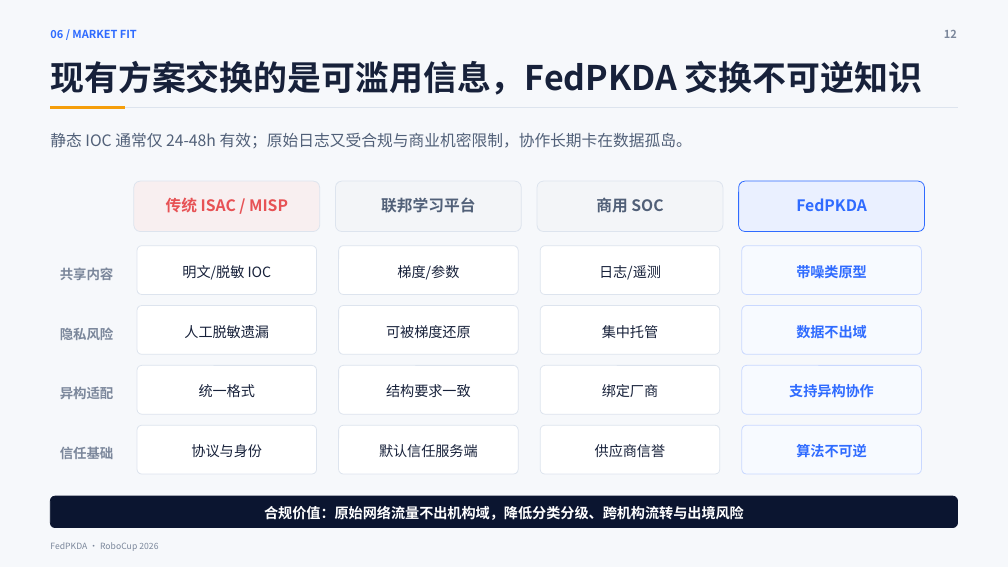
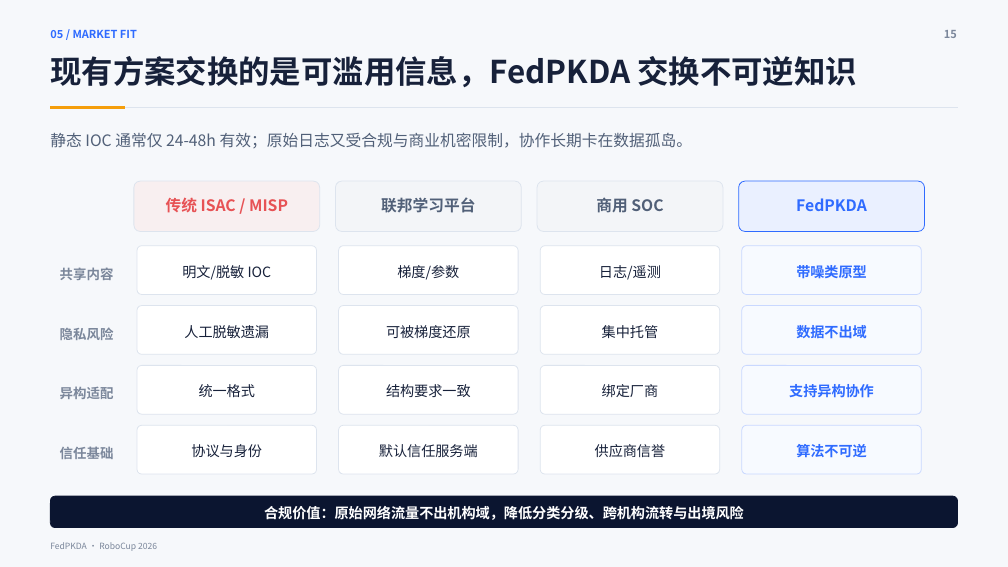
Before and after one commit to IridiumNan/FedPKDA-robocup, a slide deck: slide 17 of ppt/FedPKDA_RoboCup_presentation.pptx (slide 12 before the commit). Drawn at 1008x567 pixels with LibreOffice and Linux fonts; fonts in the diff are those of the drawing. Boxes give left, top, right and bottom in pixels: in the first picture for what was removed or moved away, otherwise in the second. Text is boxed around its words. In the diff, an @@ line names an element or a change of style, - is before the commit and + after.

```diff
--- a/ppt/FedPKDA_RoboCup_presentation.pptx
+++ b/ppt/FedPKDA_RoboCup_presentation.pptx
@@ text "现有方案交换的是可滥用信息，FedPKDA 交换不可逆知识" at [50,56,857,87]: size 32.2 to 29.9 pt; line spacing 1.08 to 0.98 @@
@@ text at [50,30,137,38]: text changed @@
-06 / MARKET FIT
+05 / MARKET FIT
@@ text at [944,30,957,38]: text changed @@
-12
+15
@@ rounded rectangle at [739,181,925,232]: outline #2F6BFF 0.75 pt to #2F6BFF 0.74 pt @@
@@ outline #DDE4EE 0.75 pt to #DDE4EE 0.74 pt in 8 elements at [137,246,316,295], [339,246,518,295], [339,306,518,355], [339,365,518,414], [541,246,720,295], [541,306,720,355], [541,365,720,414], [339,426,518,475] @@
@@ outline #C9D8FF 0.75 pt to #C9D8FF 0.74 pt in 4 elements at [742,246,921,295], [742,306,921,355], [742,365,921,414], [742,426,921,475] @@
```
Also in this commit, not shown: 11 other slides changed, 8 slides added, 3 slides removed.
